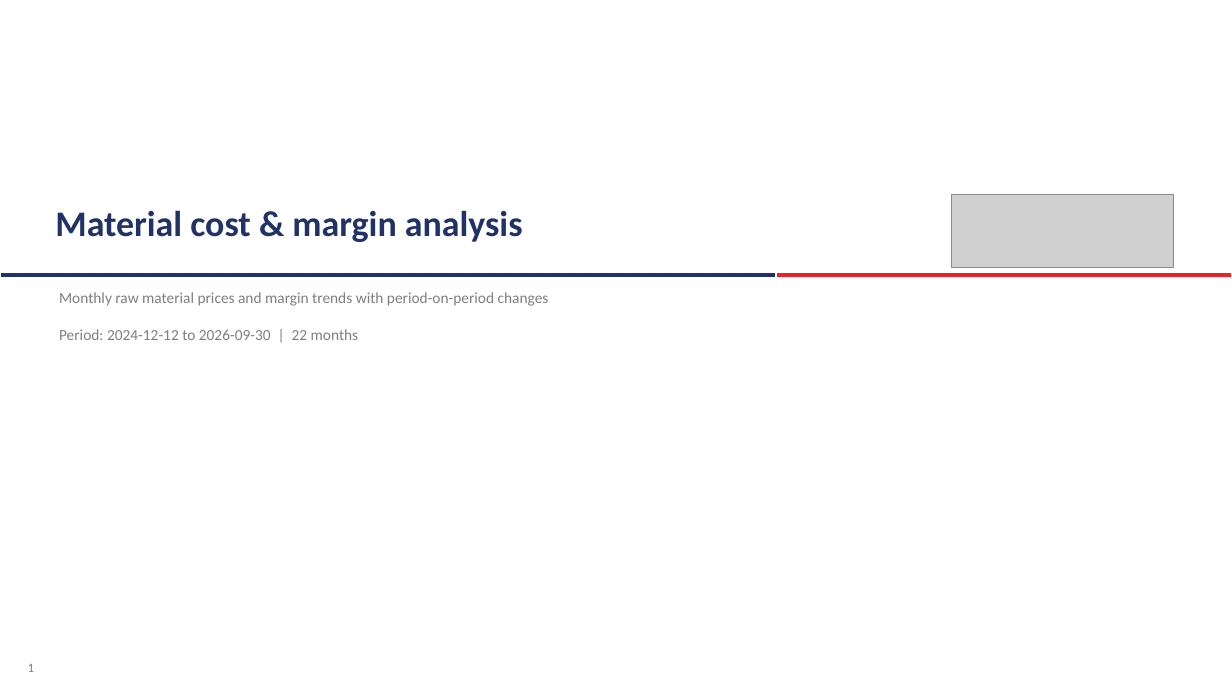
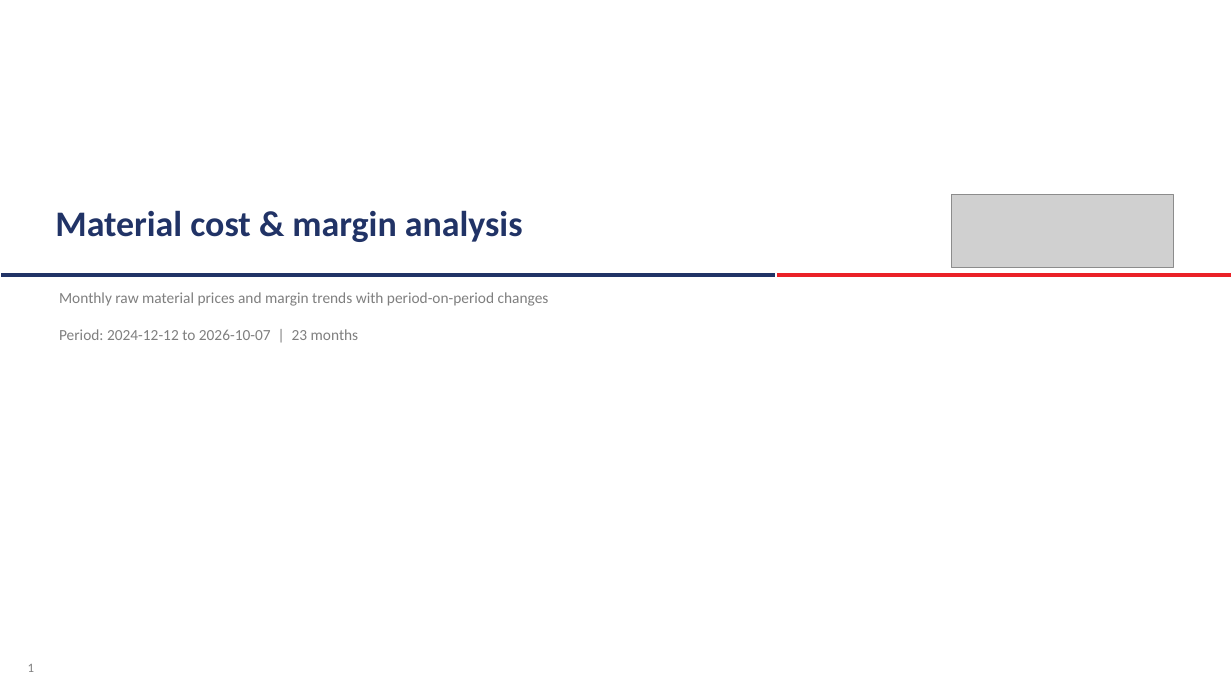
Before and after one commit to PB-TMT-ai/Costing-File-TMT, a slide deck: slide 1 of output/material_change_graphs.pptx. Drawn at 1232x693 pixels with LibreOffice and Linux fonts; fonts in the diff are those of the drawing; grey boxes stand for pictures. Boxes give left, top, right and bottom in pixels: in the first picture for what was removed or moved away, otherwise in the second. Text is boxed around its words. In the diff, an @@ line names an element or a change of style, - is before the commit and + after.

```diff
--- a/output/material_change_graphs.pptx
+++ b/output/material_change_graphs.pptx
@@ text at (x1=59, y1=329, x2=359, y2=340): text changed @@
-Period: 2024-12-12 to 2026-09-30 | 22 months
+Period: 2024-12-12 to 2026-10-07 | 23 months
```
Also in this commit, not shown: 4 other slides changed.
